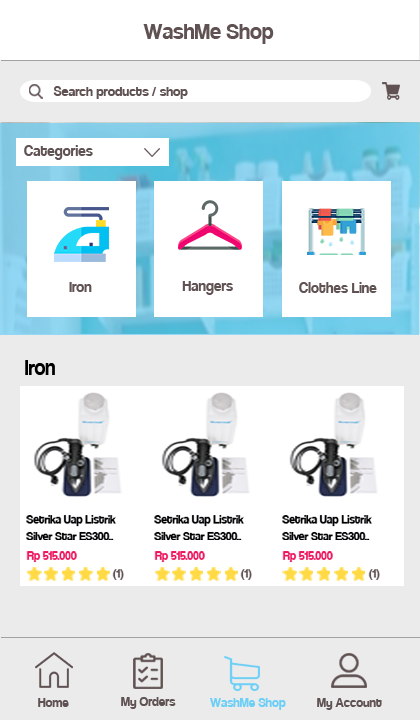
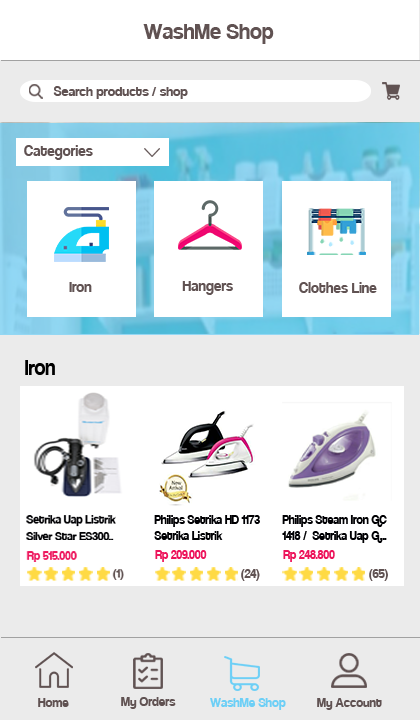
Layered file, before and after one edit (420 × 720). Changes by layer:
renamed "(1)" to "(65)", painted on it over [368, 569, 388, 581]
renamed "Rp 515.000" to "Rp 248.800", painted on it over [282, 550, 335, 562]
renamed "Setrika Uap Listrik Silver Star ES300.." to "Philips Steam Iron GC 1418 / Setrika Uap G...", painted on it over [282, 515, 387, 543]
renamed "Layer 8 copy 3" to "Layer 18", moved it above "Rectangle 7 copy 6", painted on it over [282, 392, 392, 501]
renamed "(1)" to "(24)", painted on it over [240, 569, 260, 581]
removed layer "Layer 8 copy 2" over [159, 392, 256, 506]
added layer "728687_7c4bb503-d50e-4589-975a-2f3a2f3f9bf2" above "Rp 209.000" over [159, 393, 256, 506]
renamed "Rp 515.000" to "Rp 209.000", painted on it over [154, 550, 207, 562]
renamed "Setrika Uap Listrik Silver Star ES300.." to "Philips Setrika HD 1173 Setrika Listrik", painted on it over [154, 515, 260, 540]
